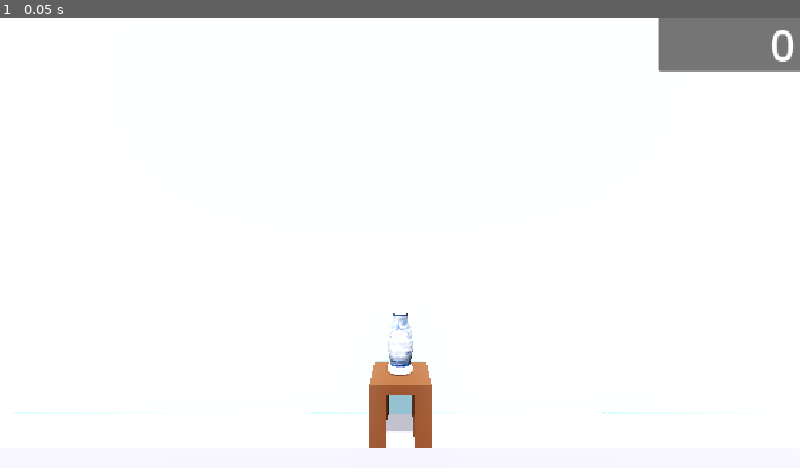
Above: before the commit, frame 1.
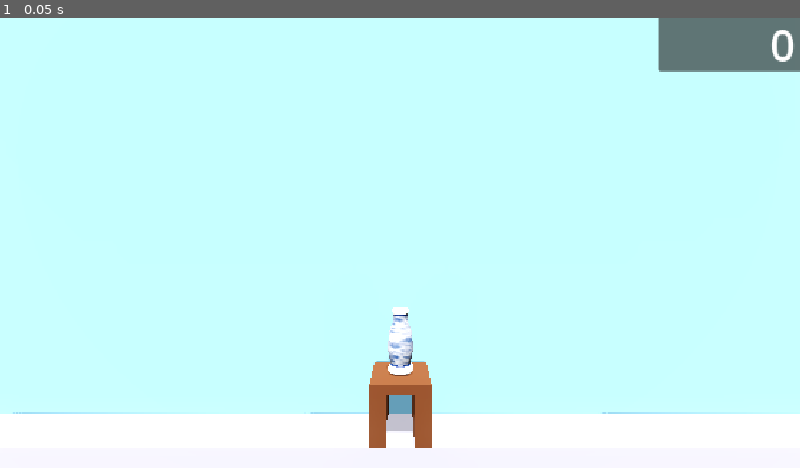
Above: after the commit, the same moment.

Repository: Alkamyst/CSC391-Project-2
Game: Godot game, scene res://game.tscn
Same seed, same stepped clock (60 frames per second), same inputs: the game is played once before the commit and once after it. Before the commit the project has no main scene; this scene is started directly in both runs.
Inputs:
- Up to frame 1 (0.05 s): no input

The runs differ from the first frame. In frame 1, 85% of the frame differs, in the area x 0-100%, y 0-88%.

Commit message:
Project Submitted

Diff:
--- a/Objects/Bottle/bottle.gd
+++ b/Objects/Bottle/bottle.gd
@@ -5,6 +5,7 @@
 var init_pos_y = 0
 @onready var glass_hit: AudioStreamPlayer3D = $Glass_Hit
 @onready var glass_shatter: AudioStreamPlayer3D = $Glass_Shatter
+@onready var explosion: GPUParticles3D = $GPUParticles3D
 
 func _ready():
 	init_pos_y = position.y
@@ -49,4 +50,6 @@
 		Globals.game_over = true
 		glass_shatter.play()
 		glass_shatter.reparent(get_tree().current_scene)
+		explosion.emitting = true
+		explosion.reparent(get_tree().current_scene)
 		queue_free()
--- a/Objects/Bottle/bottle.tscn
+++ b/Objects/Bottle/bottle.tscn
@@ -1,10 +1,11 @@
-[gd_scene load_steps=11 format=4 uid="uid://dypn5x6aen5op"]
+[gd_scene load_steps=12 format=4 uid="uid://dypn5x6aen5op"]
 
 [ext_resource type="Script" uid="uid://5lyeqmugqtu5" path="res://Objects/Bottle/bottle.gd" id="1_tpwqt"]
 [ext_resource type="Script" uid="uid://cy51xk8yqwqg7" path="res://Objects/Bottle/bottle_mesh.gd" id="2_v8ark"]
 [ext_resource type="Texture2D" uid="uid://opgqt2vmo1iw" path="res://Models/Vase_pattern.jpg" id="3_v8ark"]
 [ext_resource type="AudioStream" uid="uid://ble36jtj30rh2" path="res://Sound/glass_hit.wav" id="4_n3stn"]
 [ext_resource type="AudioStream" uid="uid://d13fqkjdyqgpb" path="res://Sound/glass_shatter.wav" id="5_nbtfb"]
+[ext_resource type="PackedScene" uid="uid://caa052yykovns" path="res://Objects/Bottle/explosion_particle.tscn" id="6_nbtfb"]
 
 [sub_resource type="BoxShape3D" id="BoxShape3D_80nbo"]
 size = Vector3(1, 2.21881, 1)
@@ -50,12 +51,13 @@
 shadow_mesh = SubResource("ArrayMesh_fy6dl")
 
 [sub_resource type="BoxShape3D" id="BoxShape3D_feb5d"]
+size = Vector3(1.08203, 2.36572, 1)
 
 [node name="Bottle" type="RigidBody3D" groups=["Bottle"]]
 script = ExtResource("1_tpwqt")
 
 [node name="BottleCollision" type="CollisionShape3D" parent="."]
-transform = Transform3D(0.497911, 0, 0, 0, 0.497911, 0, 0, 0, 0.497911, 0, 0.30343, 0)
+transform = Transform3D(-0.497911, 0, -4.35288e-08, 0, 0.497911, 0, 4.35288e-08, 0, -0.497911, 0, 0.30343, 0)
 shape = SubResource("BoxShape3D_80nbo")
 script = ExtResource("2_v8ark")
 
@@ -64,11 +66,11 @@
 mesh = SubResource("ArrayMesh_shn63")
 skeleton = NodePath("")
 
-[node name="Area3D" type="Area3D" parent="."]
-transform = Transform3D(0.491458, 0, 0, 0, 0.491458, 0, 0, 0, 0.491458, 0, 0, 0)
+[node name="Area3D" type="Area3D" parent="BottleCollision/BottleMesh"]
+transform = Transform3D(-2.19266, 0, 1.91688e-07, 0, 2.19266, 0, -1.91688e-07, 0, -2.19266, 0, 1.24497, 0)
 
-[node name="SmashCollision" type="CollisionShape3D" parent="Area3D"]
-transform = Transform3D(1, 0, 0, 0, 1, 0, 0, 0, 1, 0, -0.0670695, 0)
+[node name="SmashCollision" type="CollisionShape3D" parent="BottleCollision/BottleMesh/Area3D"]
+transform = Transform3D(1, 0, 0, 0, 1, 0, 0, 0, 1, 0.00826786, 0.615792, 0)
 shape = SubResource("BoxShape3D_feb5d")
 
 [node name="Glass_Hit" type="AudioStreamPlayer3D" parent="."]
@@ -77,4 +79,6 @@
 [node name="Glass_Shatter" type="AudioStreamPlayer3D" parent="."]
 stream = ExtResource("5_nbtfb")
 
-[connection signal="body_entered" from="Area3D" to="." method="_on_area_3d_body_entered"]
+[node name="GPUParticles3D" parent="." instance=ExtResource("6_nbtfb")]
+
+[connection signal="body_entered" from="BottleCollision/BottleMesh/Area3D" to="." method="_on_area_3d_body_entered"]
--- /dev/null
+++ b/Objects/Bottle/explosion_particle.tscn
@@ -0,0 +1,29 @@
+[gd_scene load_steps=5 format=3 uid="uid://caa052yykovns"]
+
+[ext_resource type="Texture2D" uid="uid://opgqt2vmo1iw" path="res://Models/Vase_pattern.jpg" id="1_2cps2"]
+
+[sub_resource type="ParticleProcessMaterial" id="ParticleProcessMaterial_o3oku"]
+particle_flag_rotate_y = true
+angle_min = -155.1
+angle_max = 33.2
+direction = Vector3(0, 1, 0)
+initial_velocity_min = 5.0
+initial_velocity_max = 5.0
+gravity = Vector3(0, -20, 0)
+damping_max = 10.001
+
+[sub_resource type="StandardMaterial3D" id="StandardMaterial3D_owxxi"]
+albedo_texture = ExtResource("1_2cps2")
+
+[sub_resource type="BoxMesh" id="BoxMesh_3n6pd"]
+material = SubResource("StandardMaterial3D_owxxi")
+size = Vector3(0.1, 0.1, 0.1)
+
+[node name="GPUParticles3D" type="GPUParticles3D"]
+emitting = false
+amount = 16
+lifetime = 2.0
+one_shot = true
+explosiveness = 1.0
+process_material = SubResource("ParticleProcessMaterial_o3oku")
+draw_pass_1 = SubResource("BoxMesh_3n6pd")
--- a/game.tscn
+++ b/game.tscn
@@ -37,7 +37,7 @@
 material = SubResource("StandardMaterial3D_ryrav")
 
 [sub_resource type="StandardMaterial3D" id="StandardMaterial3D_eow3j"]
-albedo_color = Color(0.637703, 0.858381, 0.954824, 1)
+albedo_color = Color(0.430067, 0.675914, 0.809935, 1)
 
 [sub_resource type="BoxMesh" id="BoxMesh_j5wjh"]
 material = SubResource("StandardMaterial3D_eow3j")
--- a/project.godot
+++ b/project.godot
@@ -10,7 +10,9 @@
 
 [application]
 
-config/name="CSC391 Project 2"
+config/name="Air Vase-ive"
+config/description="Made for my CSC391 class as project 2."
+run/main_scene="uid://dhwteqn5i0e8m"
 config/features=PackedStringArray("4.4", "Forward Plus")
 config/icon="res://icon.svg"
 
Binary file added: icon.png
Not shown, changed: icon.png.import
Not shown, changed: icon.svg
